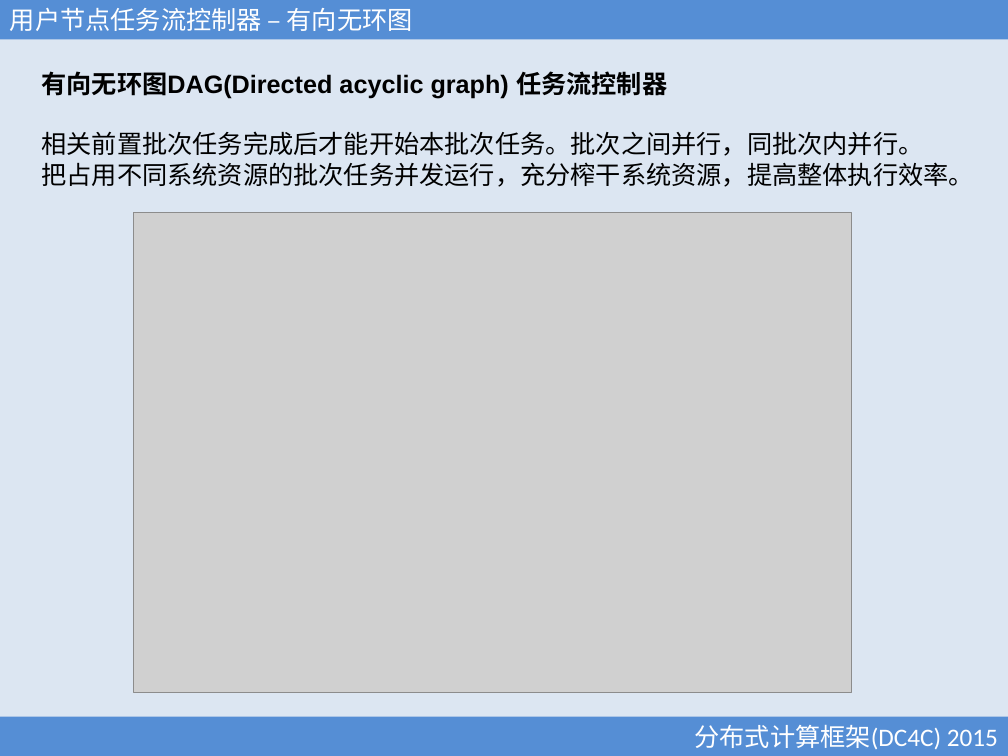
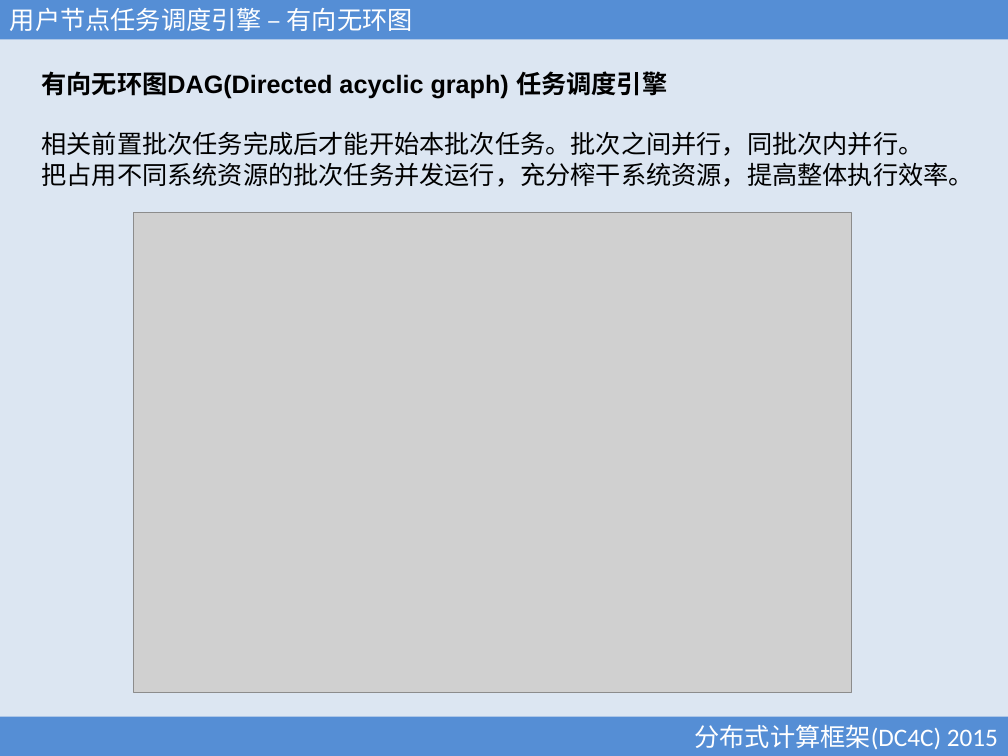
Before and after one commit to xubingyue/dc4c, a slide deck: slide 23 of doc/DC4C.ppt. Drawn at 1008x756 pixels with LibreOffice and Linux fonts; fonts in the diff are those of the drawing; grey boxes stand for pictures. Boxes give left, top, right and bottom in pixels: in the first picture for what was removed or moved away, otherwise in the second. Text is boxed around its words. In the diff, an @@ line names an element or a change of style, - is before the commit and + after.

```diff
--- a/doc/DC4C.ppt
+++ b/doc/DC4C.ppt
@@ text in rectangle at box(10, 8, 413, 31): text changed @@
-用户节点任务流控制器 – 有向无环图
+用户节点任务调度引擎 – 有向无环图
@@ text at box(41, 71, 667, 99): text changed @@
-有向无环图DAG(Directed acyclic graph) 任务流控制器
+有向无环图DAG(Directed acyclic graph) 任务调度引擎
```
Also in this commit, not shown: 5 other slides changed, 55 other files.
